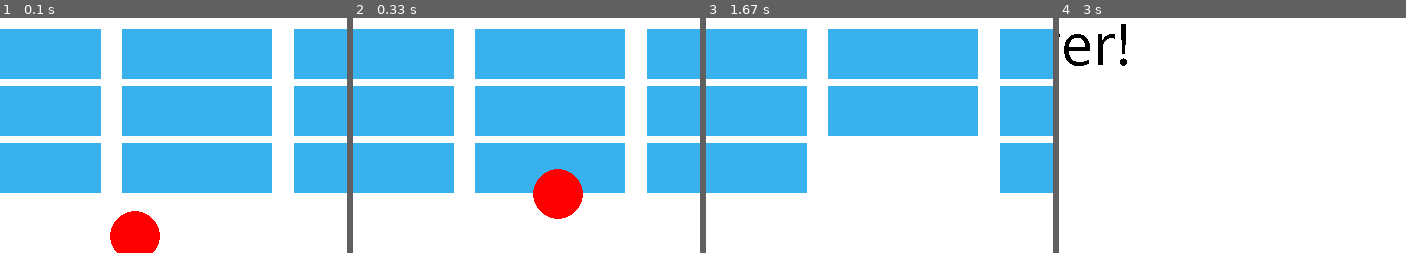
Above: before the commit, frames 1-4 (left to right).
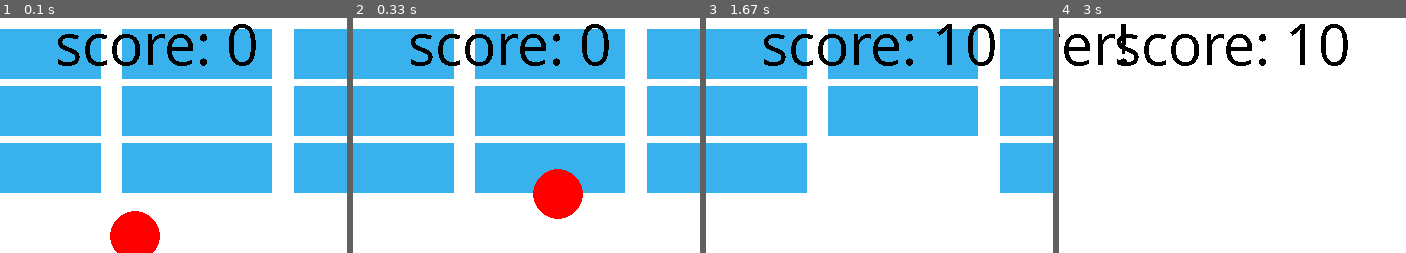
Above: after the commit, the same moments.

Repository: christianbender/brickout-game-pygame
Game: pygame game, started from game.py
Two runs of this game, one before a commit and one after it. Both use one fixed random seed, a clock stepped at 60 frames per second and the inputs below.
Inputs (mouse positions are % of the whole screen's width and height, from its top left):
- Up to frame 1 (0.1 s): no input
- Up to frame 2 (0.33 s): no input
- Up to frame 3 (1.67 s): click (50, 50) at 0.38 s; click (60, 74) at 0.72 s; click (62, 59) at 1.05 s; click (27, 29) at 1.38 s
- Up to frame 4 (3 s): click (50, 63) at 1.72 s; click (36, 28) at 2.05 s
The pictures show only the part of the screen within x 35-85%, y 0-50%; the shares and areas given below are measured in that part.

The runs differ from the first frame. In frame 1, 2.5% of the frame differs, in the area x 16-74%, y 2-21%; in frame 2, 2.5%; in frame 3, 2.8%, in the area x 16-84%, y 2-21%; in frame 4, 2.7%.

Commit message:
Add files via upload

Diff:
--- a/game.py
+++ b/game.py
@@ -244,6 +244,8 @@
 isGameOver = False # determines whether game is lose
 gameStatus = True # game is still running
 
+score = 0 # score for the game.
+
 pygame.display.set_caption("Brickout-game")
 
 # Loop until the user clicks the close button.
@@ -262,8 +264,13 @@
 # message for winning the game.
 mgWin = pygame.font.SysFont('Comic Sans MS', 60)
 
+# message for score
+mgScore = pygame.font.SysFont('Comic Sans MS', 60)
+
 textsurfaceGameOver = mgGameOver.render('Game Over!', False, (0, 0, 0))
 textsurfaceWin = mgWin.render("You win!",False,(0,0,0))
+textsurfaceScore = mgScore.render("score: "+str(score),False,(0,0,0))
+
 
 # -------- Main Program Loop -----------
 while not done:
@@ -290,8 +297,18 @@
         are both in the same section.
     """
     if gameStatus:
+
+        # first draws ball for appropriate displaying the score.
+        brickWall.draw()
+
+         # for counting and displaying the score
+        if brickWall.collide(ball):
+            score += 10
+        textsurfaceScore = mgScore.render("score: "+str(score),False,(0,0,0))
+        screen.blit(textsurfaceScore,(300,0))
+
+        # after scoring. because hit bricks are removed in the update-method
         brickWall.update(ball)
-        brickWall.draw()
 
         paddle.draw()
         paddle.update()
@@ -308,8 +325,12 @@
     else: # game isn't running.
         if isGameOver: # player lose
             screen.blit(textsurfaceGameOver,(0,0))
+            textsurfaceScore = mgScore.render("score: "+str(score),False,(0,0,0))
+            screen.blit(textsurfaceScore,(300,0))
         elif brickWall.hasWin(): # player win
             screen.blit(textsurfaceWin,(0,0))
+            textsurfaceScore = mgScore.render("score: "+str(score),False,(0,0,0))
+            screen.blit(textsurfaceScore,(300,0))
 
     # --- Go ahead and update the screen with what we've drawn.
     pygame.display.flip()
Not shown, changed: README.md
